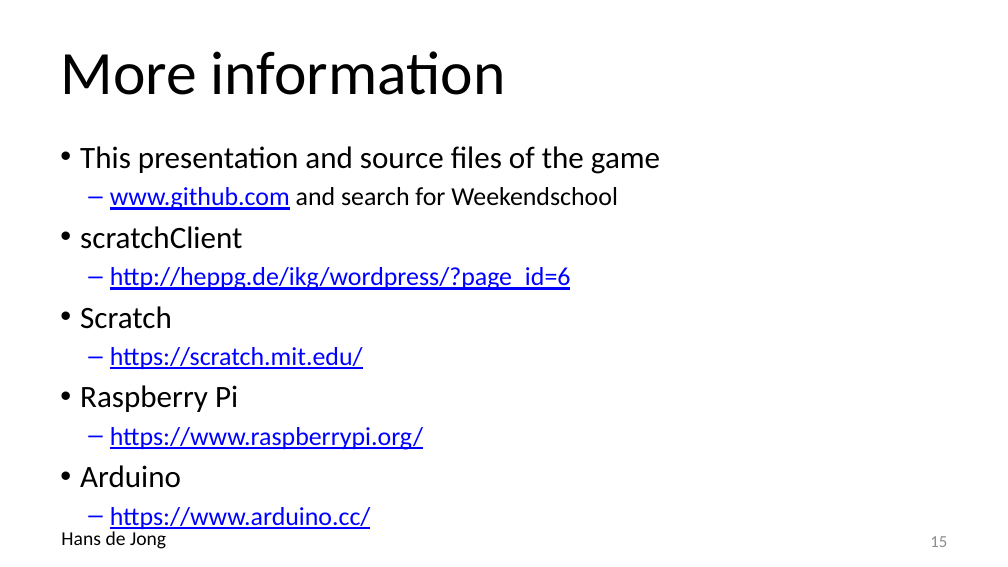
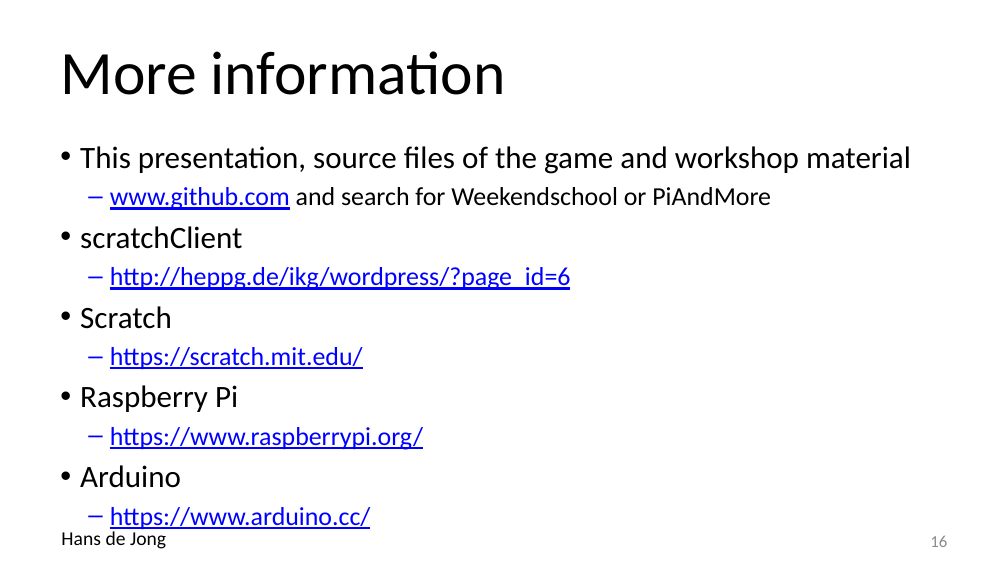
Before and after one commit to hansdejongehv/Weekendschool-PiAndMore, a slide deck: slide 16 of PiAndMore/Part-0--Presentation/A lesson of physical Computing with Scratch.pptx (slide 15 before the commit). Drawn at 1008x567 pixels with LibreOffice and Linux fonts; fonts in the diff are those of the drawing; background and template pictures are left out. Boxes give left, top, right and bottom in pixels: in the first picture for what was removed or moved away, otherwise in the second. Text is boxed around its words. In the diff, an @@ line names an element or a change of style, - is before the commit and + after.

```diff
--- a/PiAndMore/Part-0--Presentation/A lesson of physical Computing with Scratch.pptx
+++ b/PiAndMore/Part-0--Presentation/A lesson of physical Computing with Scratch.pptx
@@ text at box(80, 146, 911, 210): text changed @@
-• This presentation and source files of the game
-  – www.github.com and search for Weekendschool
+• This presentation, source files of the game and workshop material
+  – www.github.com and search for Weekendschool or PiAndMore
@@ page number at box(930, 536, 947, 547): text changed @@
-15
+16
```
Also in this commit, not shown: 8 other slides changed.
